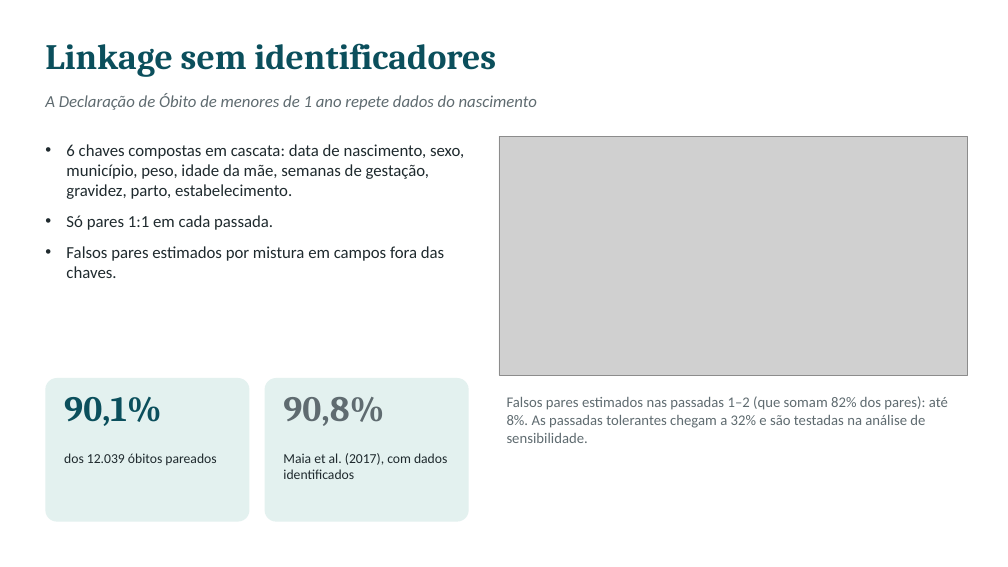
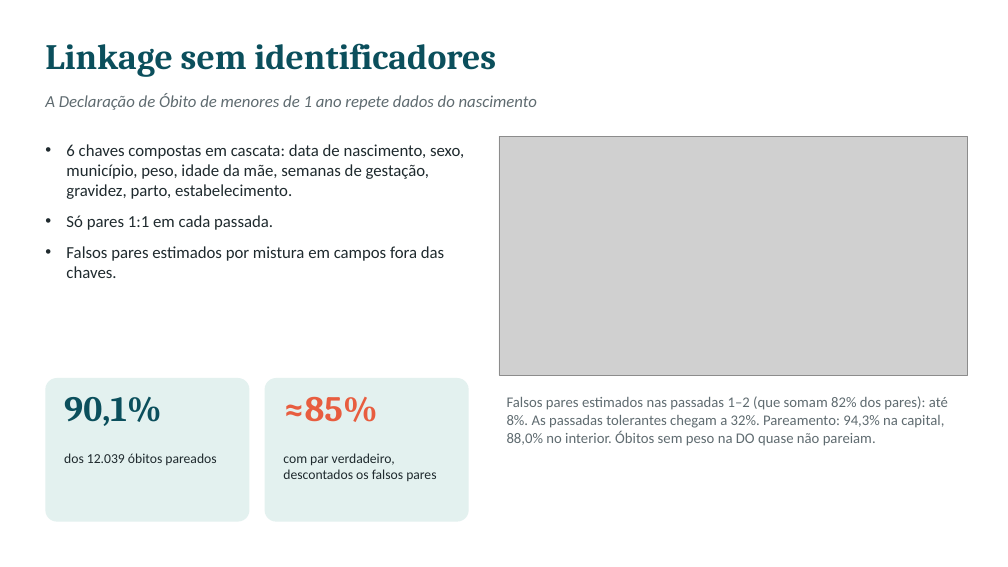
Before and after one commit to CledsonSilvaAraujo/mortalidade-neonatal-rj, a slide deck: slide 6 of slides/apresentacao.pptx. Drawn at 1008x567 pixels with LibreOffice and Linux fonts; fonts in the diff are those of the drawing; grey boxes stand for pictures. Boxes give left, top, right and bottom in pixels: in the first picture for what was removed or moved away, otherwise in the second. Text is boxed around its words. In the diff, an @@ line names an element or a change of style, - is before the commit and + after.

```diff
--- a/slides/apresentacao.pptx
+++ b/slides/apresentacao.pptx
@@ text at (283, 397, 377, 422): text changed; text colour #5F6B70 to #E85D3F @@
-90,8%
+≈85%
@@ text at (507, 396, 948, 446): text changed @@
-Falsos pares estimados nas passadas 1–2 (que somam 82% dos pares): até 8%. As passadas tolerantes chegam a 32% e são testadas na análise de sensibilidade.
+Falsos pares estimados nas passadas 1–2 (que somam 82% dos pares): até 8%. As passadas tolerantes chegam a 32%. Pareamento: 94,3% na capital, 88,0% no interior. Óbitos sem peso na DO quase não pareiam.
@@ text at (283, 453, 436, 481): text changed @@
-Maia et al. (2017), com dados identificados
+com par verdadeiro, descontados os falsos pares
```
Also in this commit, not shown: 5 other slides changed, 1 slide added, 23 other files.
